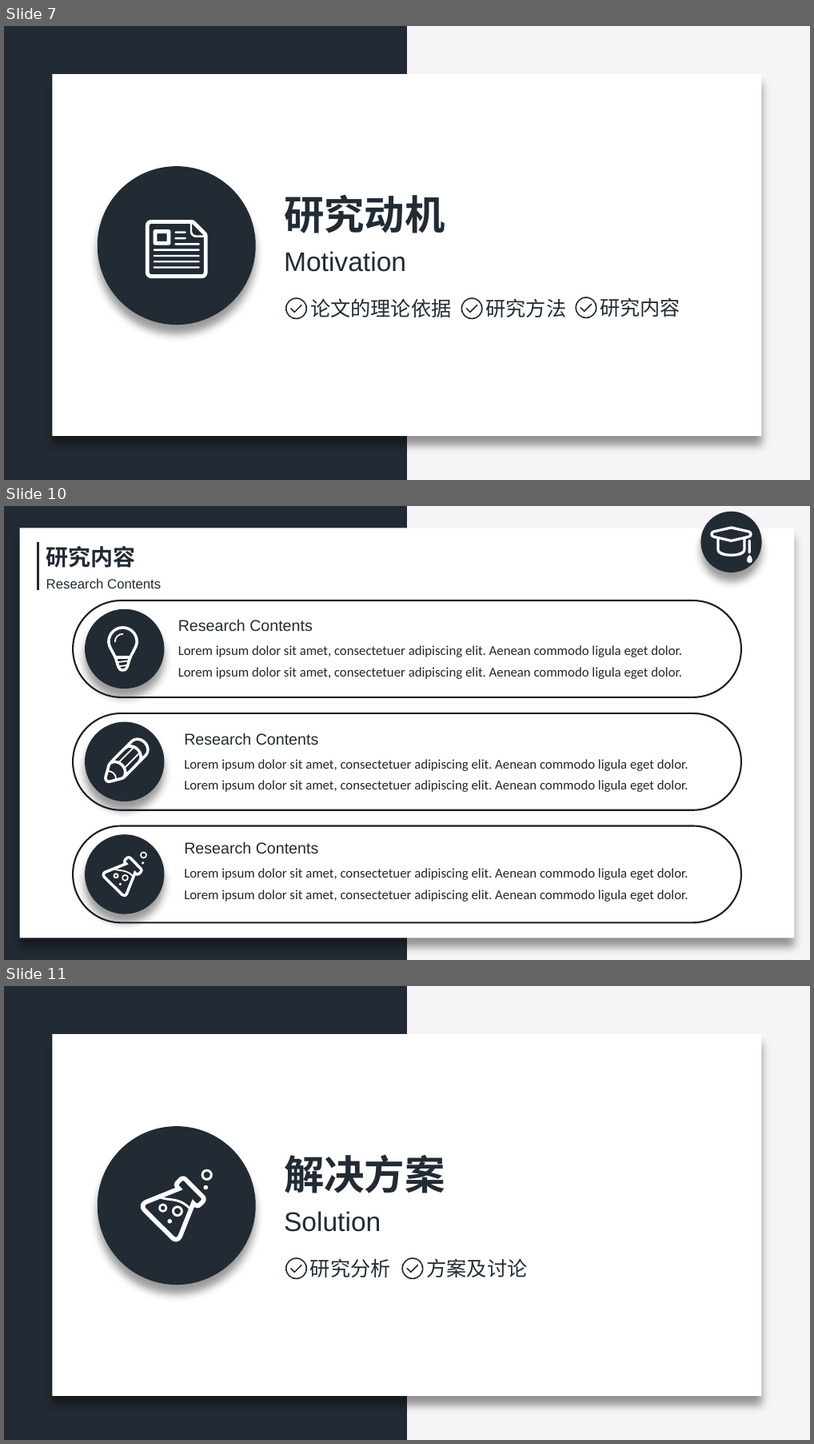
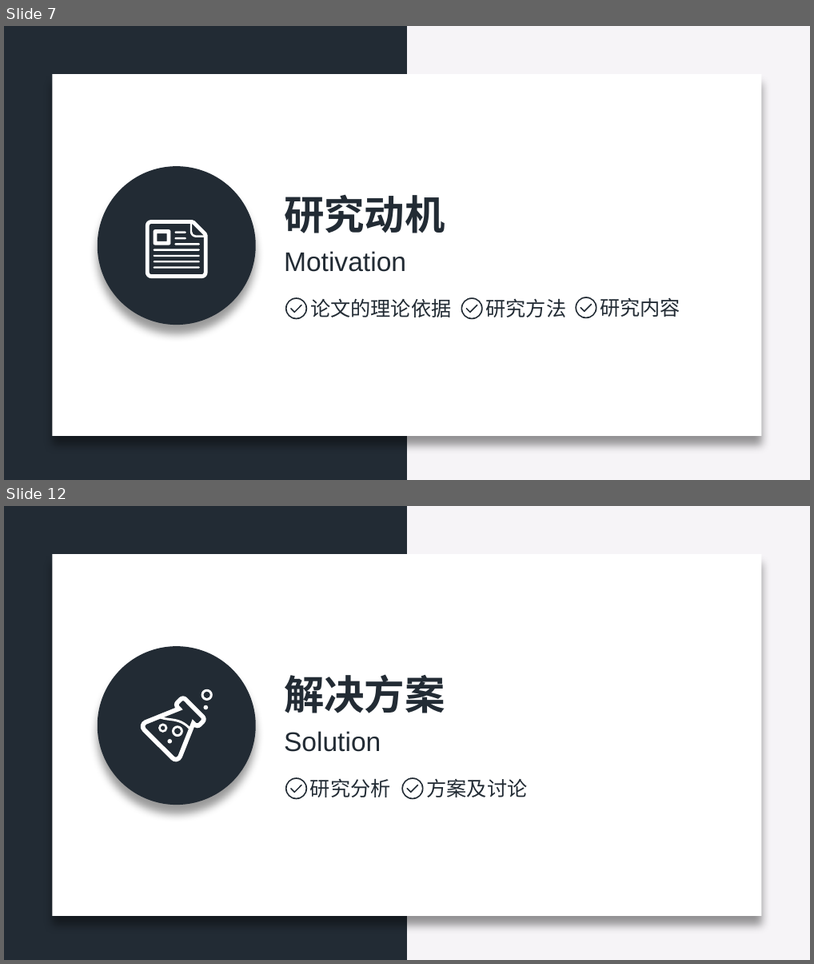
Before and after one commit to zeemeil/zeemeil.github.io, a slide deck: files/doctoral_dissertation_proposal.pptx. Shown one above the other, each under a label of ours: slides 7, 10 and 11 before the commit, slides 7 and 12 after it; the slides between them are not shown. The pictures are 814x1444 and 814x964 pixels, drawn with LibreOffice and Linux fonts; fonts in the diff are those of the drawing. Boxes give left, top, right and bottom in pixels: in the first picture for what was removed or moved away, otherwise in the second. Text is boxed around its words. In the diff, an @@ line names an element or a change of style, - is before the commit and + after.

```diff
--- a/files/doctoral_dissertation_proposal.pptx
+++ b/files/doctoral_dissertation_proposal.pptx
@@ slide 10 removed at [4,506,810,960], background #F6F4F7; not listed: 1 template element that a slide beside it also shows @@
@@ rectangle removed at [20,528,795,937] @@
@@ line removed from (38, 542) to (38, 591) @@
@@ text removed at [46,546,136,568] @@
-研究内容
@@ group removed at [701,512,762,573]: 3 freeform shapes, 1 ellipse @@
@@ text removed at [46,579,161,588] @@
-Research Contents
@@ rounded rectangle removed at [73,600,741,697] @@
@@ ellipse removed at [85,609,165,689] @@
@@ text removed at [178,619,313,631] @@
-Research Contents
@@ freeform shape removed at [107,626,138,672] @@
@@ freeform shape removed at [114,633,123,642] @@
@@ text removed at [178,645,682,679] @@
-Lorem ipsum dolor sit amet, consectetuer adipiscing elit. Aenean commodo ligula eget dolor. Lorem ipsum dolor sit amet, consectetuer adipiscing elit. Aenean commodo ligula eget dolor.
@@ rounded rectangle removed at [73,713,741,810] @@
@@ ellipse removed at [85,722,165,802] @@
@@ freeform shape removed at [104,737,149,783] @@
@@ text removed at [184,732,319,744] @@
-Research Contents
@@ text removed at [184,759,689,792] @@
-Lorem ipsum dolor sit amet, consectetuer adipiscing elit. Aenean commodo ligula eget dolor. Lorem ipsum dolor sit amet, consectetuer adipiscing elit. Aenean commodo ligula eget dolor.
@@ rounded rectangle removed at [73,825,741,922] @@
@@ ellipse removed at [85,834,165,914] @@
@@ text removed at [184,841,319,853] @@
-Research Contents
@@ group removed at [102,851,147,896]: 6 freeform shapes @@
@@ text removed at [184,868,689,901] @@
-Lorem ipsum dolor sit amet, consectetuer adipiscing elit. Aenean commodo ligula eget dolor. Lorem ipsum dolor sit amet, consectetuer adipiscing elit. Aenean commodo ligula eget dolor.
@@ what was slide 11 is now slide 12 @@
```
Also in this commit, not shown: 3 slides changed, 5 slides added, 3 other slides removed, 2 other files.
